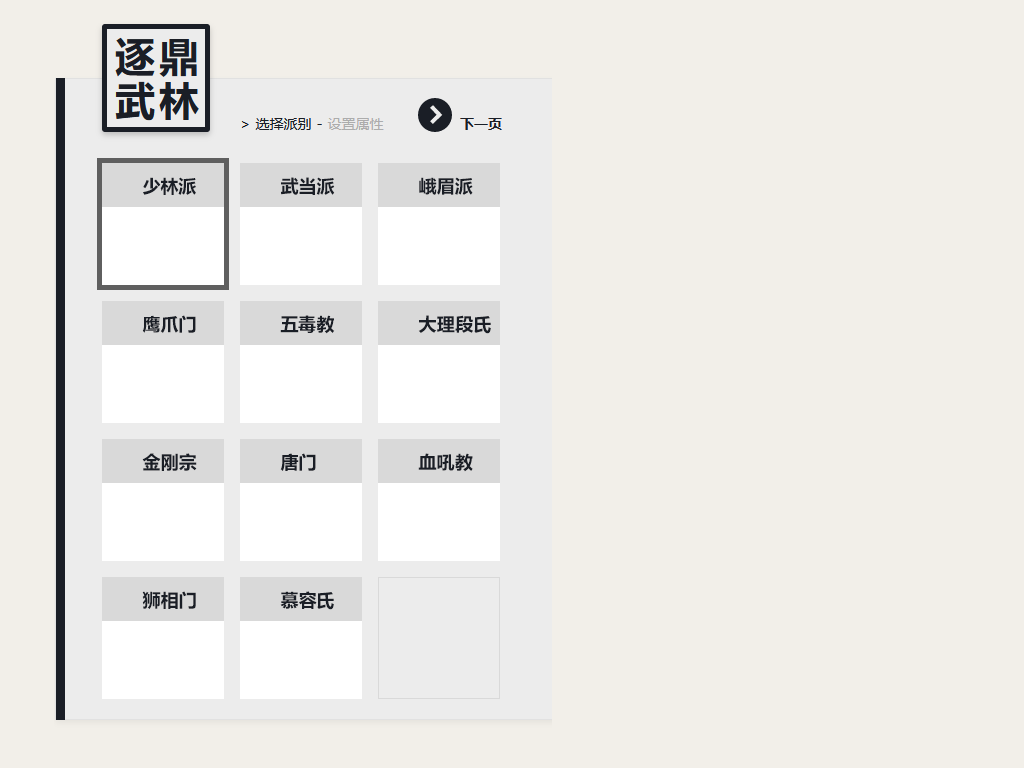
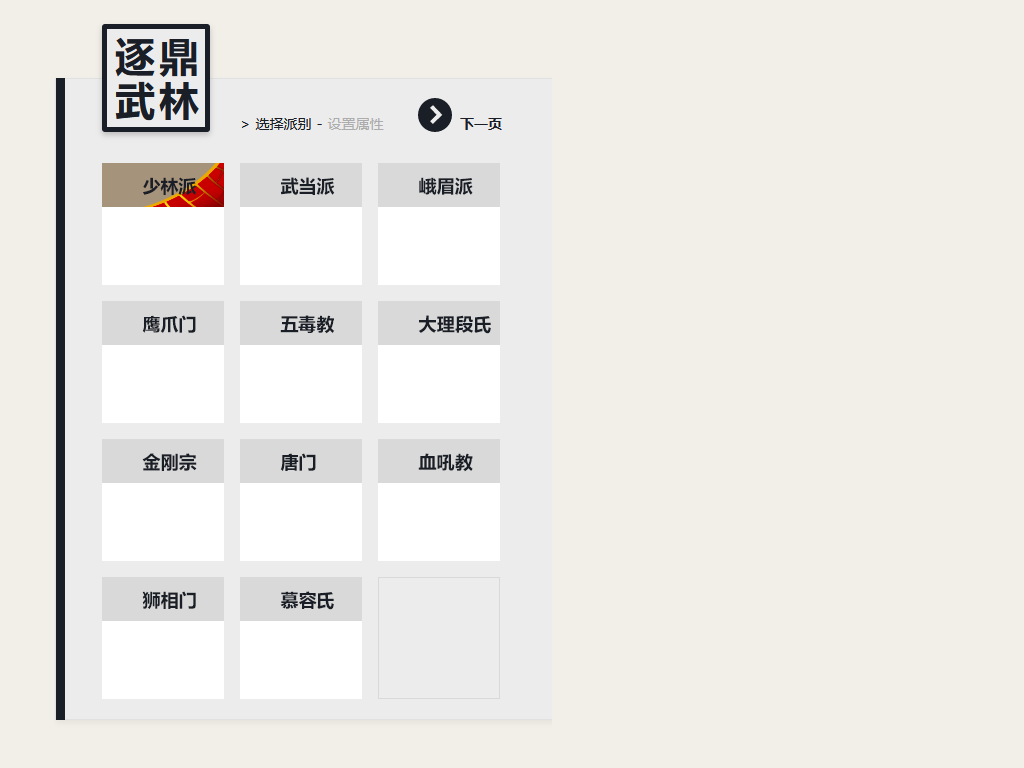
Layers edited between the first and the second 1024px x 768px image:
added group "组 5" with 4 layers in group "组 2" over [122, 158, 229, 230]
added layer "图层 4 拷贝" (color burn) in group "组 5" over [163, 165, 229, 230]
added layer "图层 4" in group "组 5" over [163, 165, 229, 230]
added layer "形状 1 拷贝" in group "组 5" over [125, 158, 229, 219]
added layer "形状 1" in group "组 5" over [122, 158, 229, 217]
painted on "矩形 1 拷贝" over [102, 163, 224, 207]
added layer "图层 3" in group "画板 1" over [97, 158, 229, 290]
